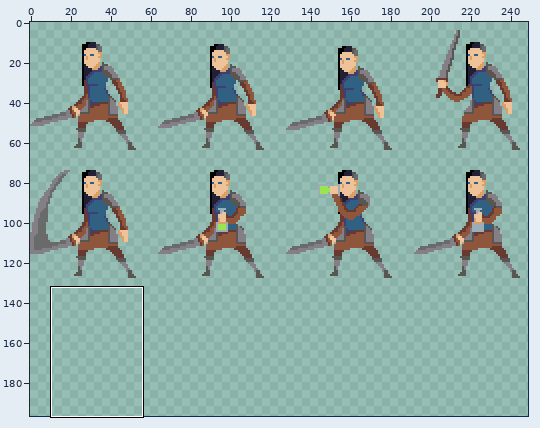
Sprite sheet, stored at Arakara/Content/prisca_big.png. Above, an overview of the earlier version with the close-up marked.
Close-up. The starting point:
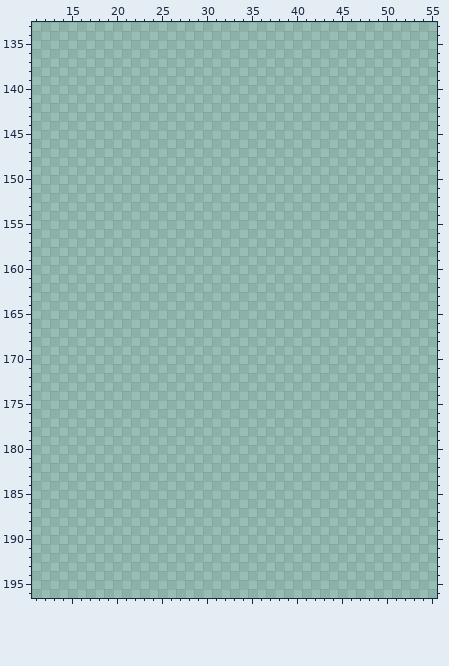
The file is 256x256 pixels. Shown: x 11..55, y 133..196. The wide view leaves out empty margins. The commit also changed other parts of the picture, which this record leaves out.
And afterwards:
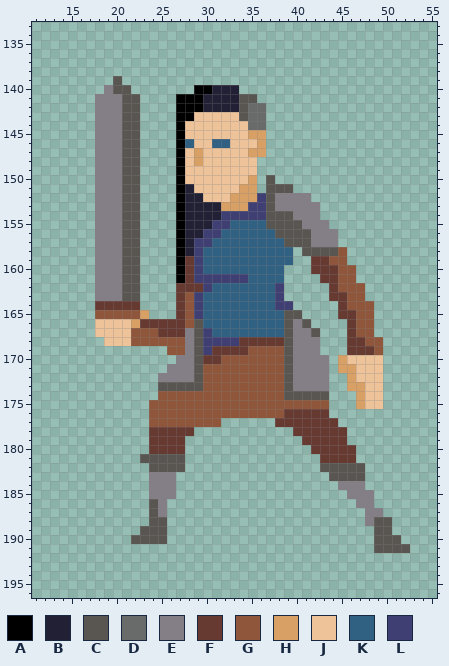
Palette (. is transparent): A #000000  B #222034  C #595652  D #696a6a  E #847e87  F #663931  G #8f563b  H #d9a066  J #eec39a  K #306082  L #3f3f74
Diff:
Changed rows in their new state; - is an unchanged pixel.
first column x 18:
139 --C--------------------------------
140 -ECC-------AABBB-------------------
141 EEECC----AAABBBBCC-----------------
142 EEECC----AAABBBBCDD----------------
143 EEECC----AAJJJJJCDD----------------
144 EEECC----AJJJJJJJDD----------------
145 EEECC----AJJJJJJJHH----------------
146 EEECC----AKJJKKJJJH----------------
147 EEECC----AJHJJJJJHH----------------
148 EEECC----AJHJJJJJJ-----------------
149 EEECC----AJJJJJJJJ-----------------
150 EEECC----AJJJJJJJH-C---------------
151 EEECC----ABJJJJJHH-CCC-------------
152 EEECC----ABBJJJHHHLCEEEE-----------
153 EEECC----ABBBBHHHLLCEEEEE----------
154 EEECC----ABBBBLLLLLCCCEEE----------
155 EEECC----ABBBLLKKKKCCCCEEE---------
156 EEECC----ABBLLKKKKKKCCCCEEE--------
157 EEECC----ABLLKKKKKKKKCCCEEE--------
158 EEECC----ABLKKKKKKKKKK-CCCCG-------
159 EEECC----AFLKKKKKKKKKK--FFGG-------
160 EEECC----AFLKKKKKKKKK---FFFGG------
161 EEECC----AFLLLLLLKKKK----FFGG------
162 EEECC----FFFLKKKKKKKL-----FGGG-----
163 EEECC----FGLKKKKKKKKL-----FFGG-----
164 FFFFF----FGLKKKKKKKKLL-----FGGG----
165 GGGGGH---FGLKKKKKKKKKCC----FFGG----
166 JJJJHFFFFFGCKKKKKKKKKCEC----FGG----
167 JJJJGGGFFFECLKKKKKKKKCEEC---FGG----
168 -JJJGGGGGGECLLLLFFFFFCEEE---FFGG---
169 --------GGECLFFFFGGGGCEEE---FFFG---
170 ---------EECFFGGGGGGGCEEEE-HJJJJ---
171 --------EEECGGGGGGGGGCEEEE-HHJJJ---
172 -------EEEECGGGGGGGGGCEEEE--HJJJ---
173 -------CCCCCGGGGGGGGGCEEEE--HHJJ---
174 -------GGGGGGGGGGGGGGCCCCC---HJJ---
175 ------GGGGGGGGGGGGGGGGGGGG---HJJ---
176 ------GGGGGGGGGGGGGGGFFFFF---------
177 ------GGGGGGGG------FFFFFFF--------
178 ------FFFFF-----------FFFFFF-------
179 ------FFFF-------------FFFFF-------
180 ------FFFF--------------FFFFF------
181 -----CCCCC---------------FFFF------
182 ------CCCC---------------CCCCC-----
183 ------EEE-----------------CCCC-----
184 ------EEE------------------EEE-----
185 ------EEE-------------------EEE----
186 ------CE---------------------EE----
187 ------CE----------------------EE---
188 ------CC----------------------ECC--
189 -----CCC-----------------------CC--
190 ----CCCC-----------------------CCC-
191 -------------------------------CCCC
